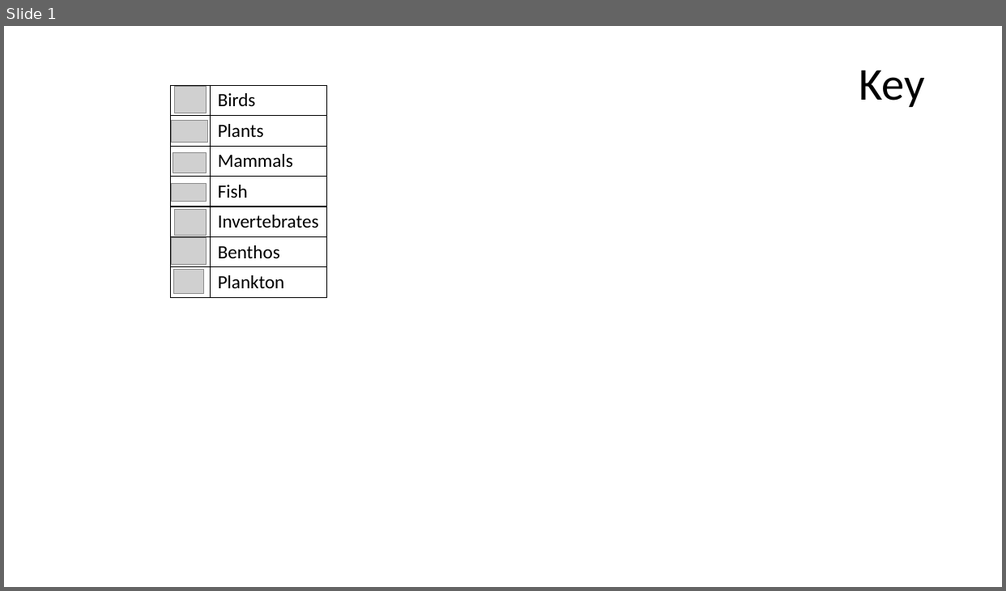
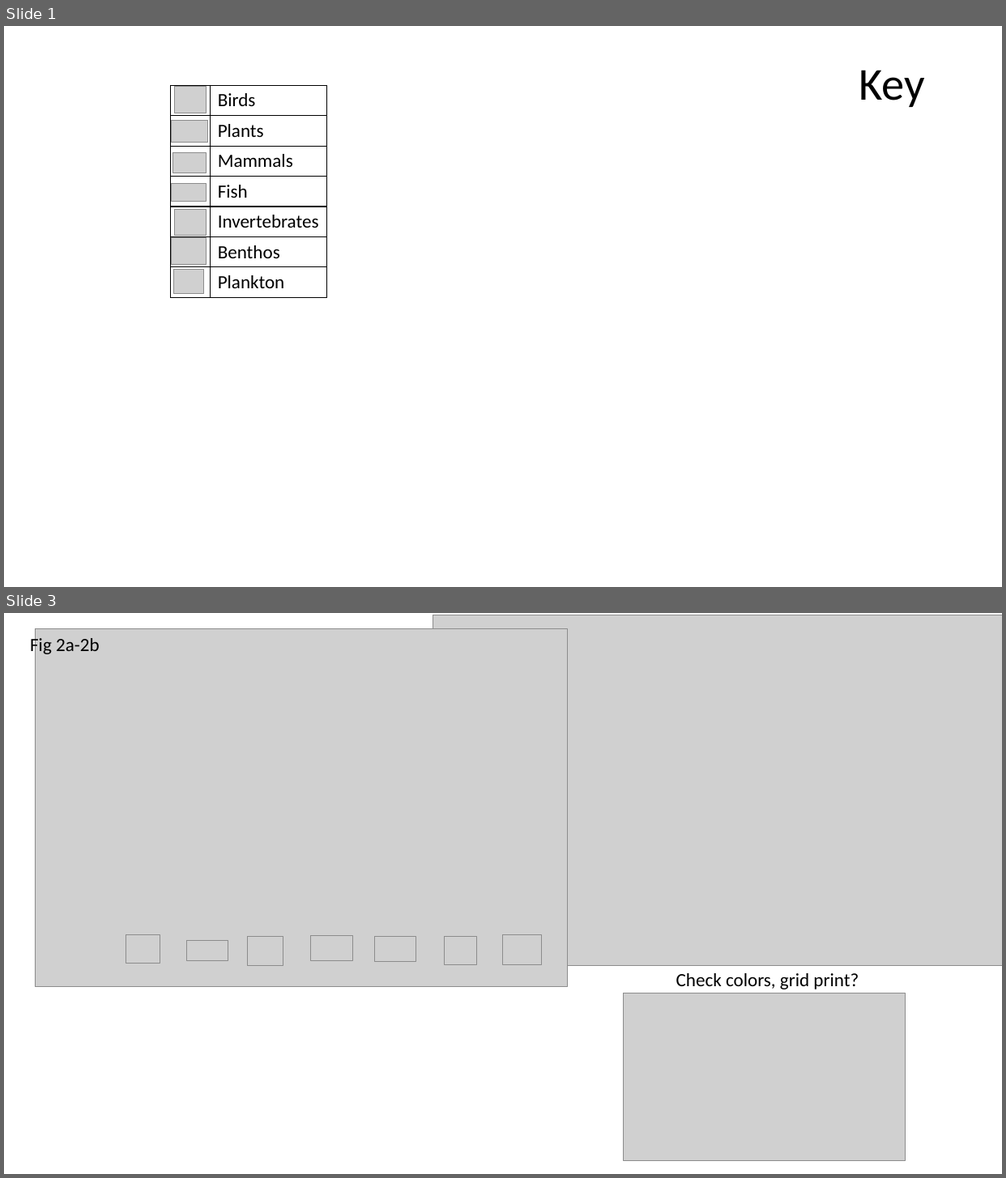
Before and after one commit to hurlbertlab/core-transient, a slide deck: output/plots/Presentation1.pptx. Shown one above the other, each under a label of ours: slide 1 before the commit, slides 1 and 3 after it; the slides between them are not shown. The pictures are 1006x591 and 1006x1178 pixels, drawn with LibreOffice and Linux fonts; fonts in the diff are those of the drawing; grey boxes stand for pictures. Boxes give left, top, right and bottom in pixels: in the first picture for what was removed or moved away, otherwise in the second. Text is boxed around its words. In the diff, an @@ line names an element or a change of style, - is before the commit and + after.

```diff
--- a/output/plots/Presentation1.pptx
+++ b/output/plots/Presentation1.pptx
@@ slide 3 added at bbox=[4, 613, 1002, 1174], background #FFFFFF @@
@@ text added at bbox=[30, 635, 100, 656], 18 pt, text #000000 @@
+Fig 2a-2b
@@ picture added at bbox=[36, 628, 567, 986] @@
@@ picture added at bbox=[433, 615, 1002, 965] @@
@@ group added at bbox=[126, 935, 541, 965]: 7 pictures @@
@@ text added at bbox=[676, 973, 859, 990], 18 pt, text #000000 @@
+Check colors, grid print?
@@ picture added at bbox=[624, 994, 906, 1161] @@
```
Also in this commit, not shown: 4 other slides added, 4 slides removed, 2 other files.
